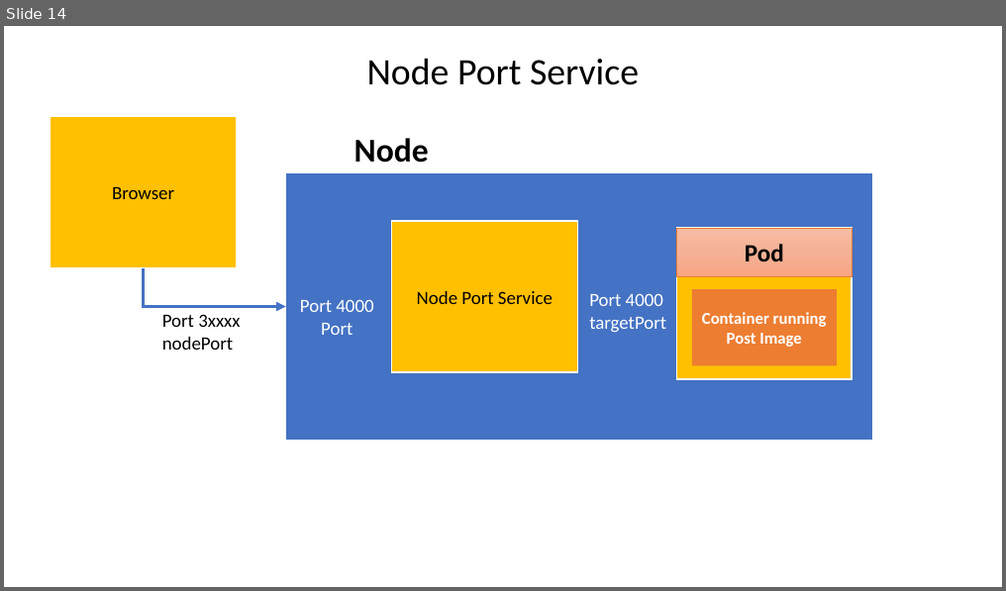
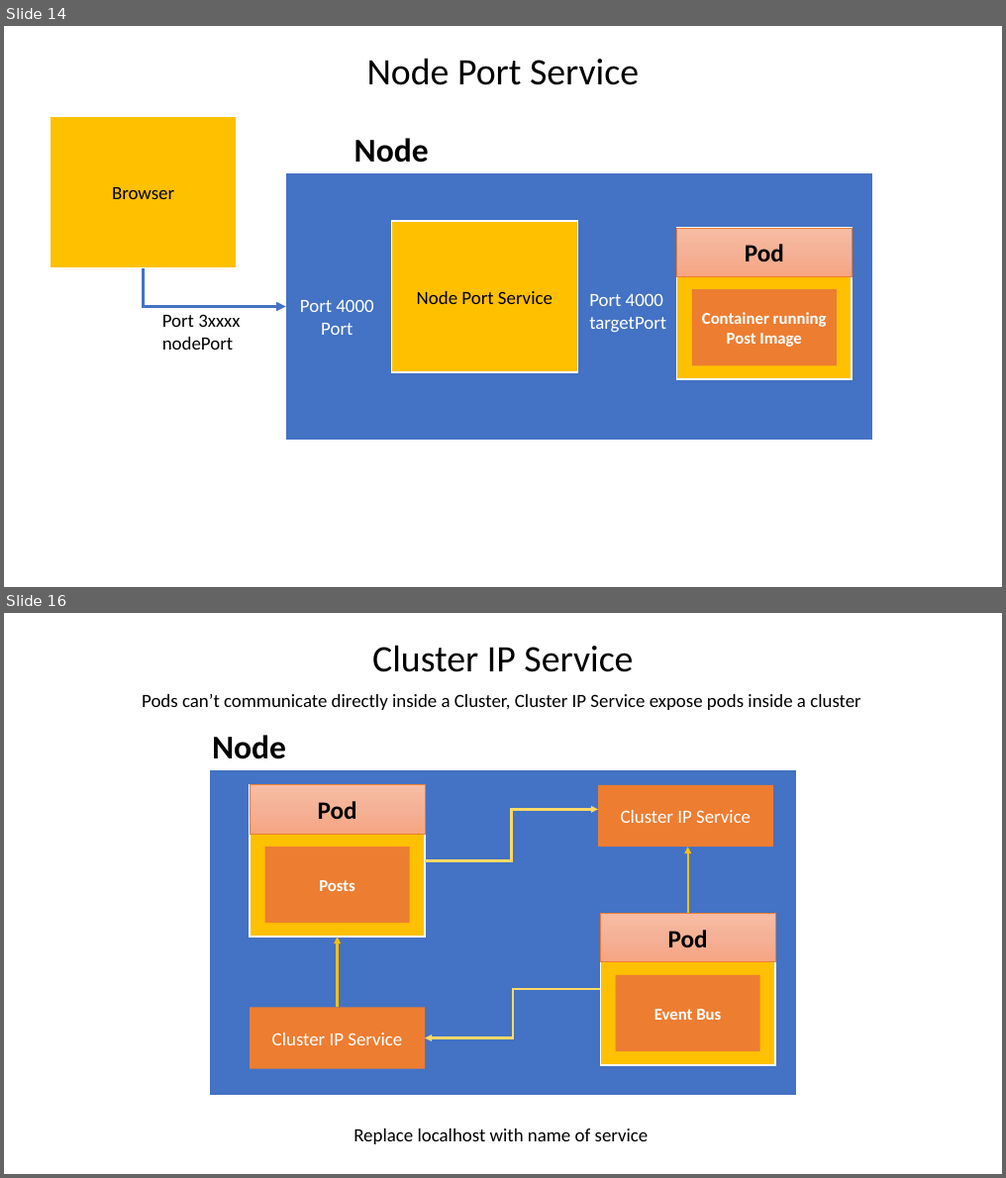
Before and after one commit to AlqamaShuja/Microservices, a slide deck: Kubernetes.pptx. Shown one above the other, each under a label of ours: slide 14 before the commit, slides 14 and 16 after it; the slides between them are not shown. The pictures are 1006x591 and 1006x1178 pixels, drawn with LibreOffice and Linux fonts; fonts in the diff are those of the drawing. Boxes give left, top, right and bottom in pixels: in the first picture for what was removed or moved away, otherwise in the second. Text is boxed around its words. In the diff, an @@ line names an element or a change of style, - is before the commit and + after.

```diff
--- a/Kubernetes.pptx
+++ b/Kubernetes.pptx
@@ slide 16 added at bbox=[4, 613, 1002, 1174], background #FFFFFF @@
@@ title added at bbox=[372, 645, 633, 672], 36 pt, text #000000 @@
+Cluster IP Service
@@ text added at bbox=[142, 694, 861, 710], 18 pt, text #000000 @@
+Pods can’t communicate directly inside a Cluster, Cluster IP Service expose pods inside a cluster
@@ text added at bbox=[212, 735, 286, 760], 32 pt, text #000000, bold @@
+Node
@@ rectangle added at bbox=[209, 770, 797, 1096], fill #4472C4, outline #FFFFFF 1.5 pt @@
@@ rectangle added at bbox=[250, 785, 425, 937], fill #FFC000, outline #FFFFFF 1.5 pt @@
@@ rectangle added at bbox=[250, 785, 425, 834], fill gradient #F7BDA5 to #F5B196 to #F8A582, outline #ED7D31 0.5 pt, 24 pt, text #000000, bold @@
+Pod
@@ rectangle added at bbox=[598, 785, 773, 848], fill #ED7D31, 18 pt, text #FFFFFF @@
+Cluster IP Service
@@ elbow arrow added from (425, 861) to (598, 809), #FFD966 2.25 pt @@
@@ rectangle added at bbox=[265, 847, 410, 923], fill #ED7D31, 16 pt, text #FFFFFF, bold @@
+Posts
@@ arrow added from (688, 913) to (688, 847), #FFC000 2.25 pt @@
@@ arrow added from (338, 1008) to (338, 937), #FFC000 2.25 pt @@
@@ rectangle added at bbox=[601, 913, 776, 1065], fill #FFC000, outline #FFFFFF 1.5 pt @@
@@ rectangle added at bbox=[601, 913, 776, 961], fill gradient #F7BDA5 to #F5B196 to #F8A582, outline #ED7D31 0.5 pt, 24 pt, text #000000, bold @@
+Pod
@@ elbow arrow added from (601, 989) to (425, 1039), #FFD966 2.25 pt @@
@@ rectangle added at bbox=[616, 975, 760, 1052], fill #ED7D31, 16 pt, text #FFFFFF, bold @@
+Event Bus
@@ rectangle added at bbox=[250, 1008, 425, 1069], fill #ED7D31, 18 pt, text #FFFFFF @@
+Cluster IP Service
@@ text added at bbox=[353, 1129, 648, 1145], 18 pt, text #000000 @@
+Replace localhost with name of service
```
Also in this commit, not shown: 3 slides changed, 5 other slides added, 18 other files.
